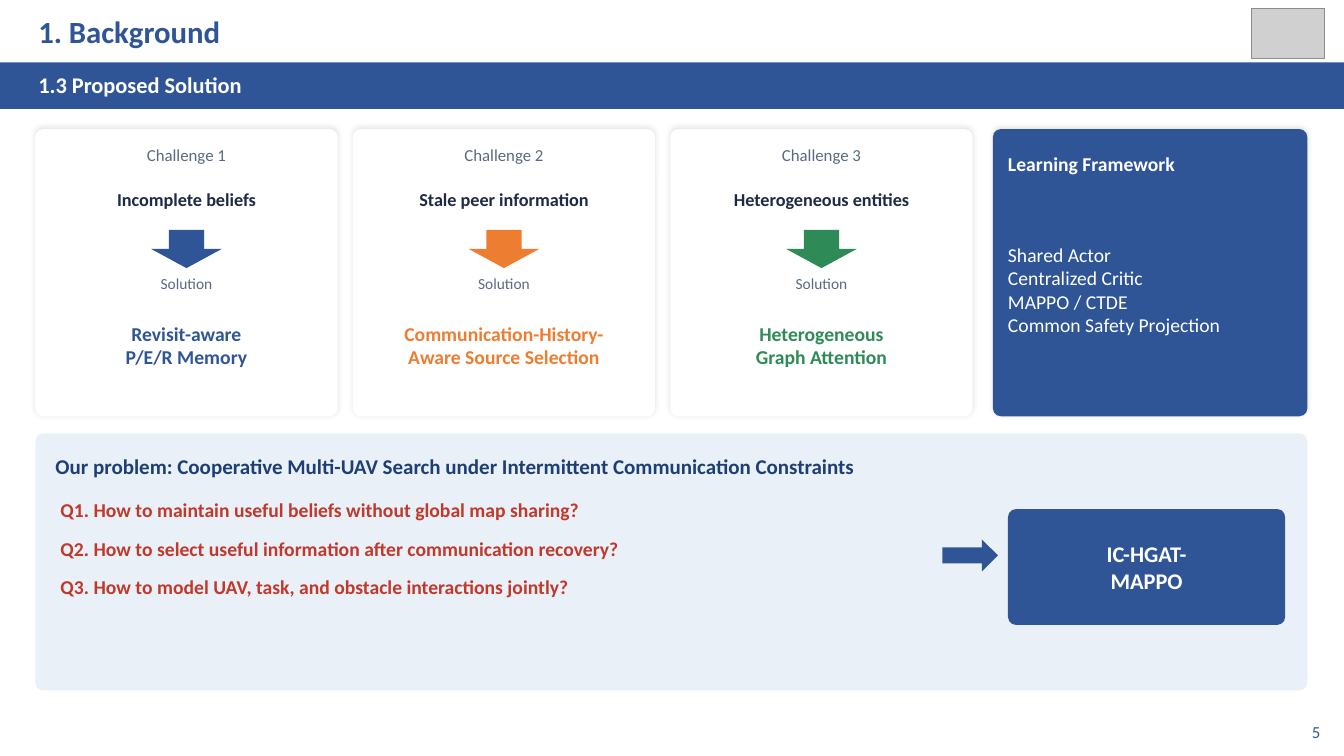
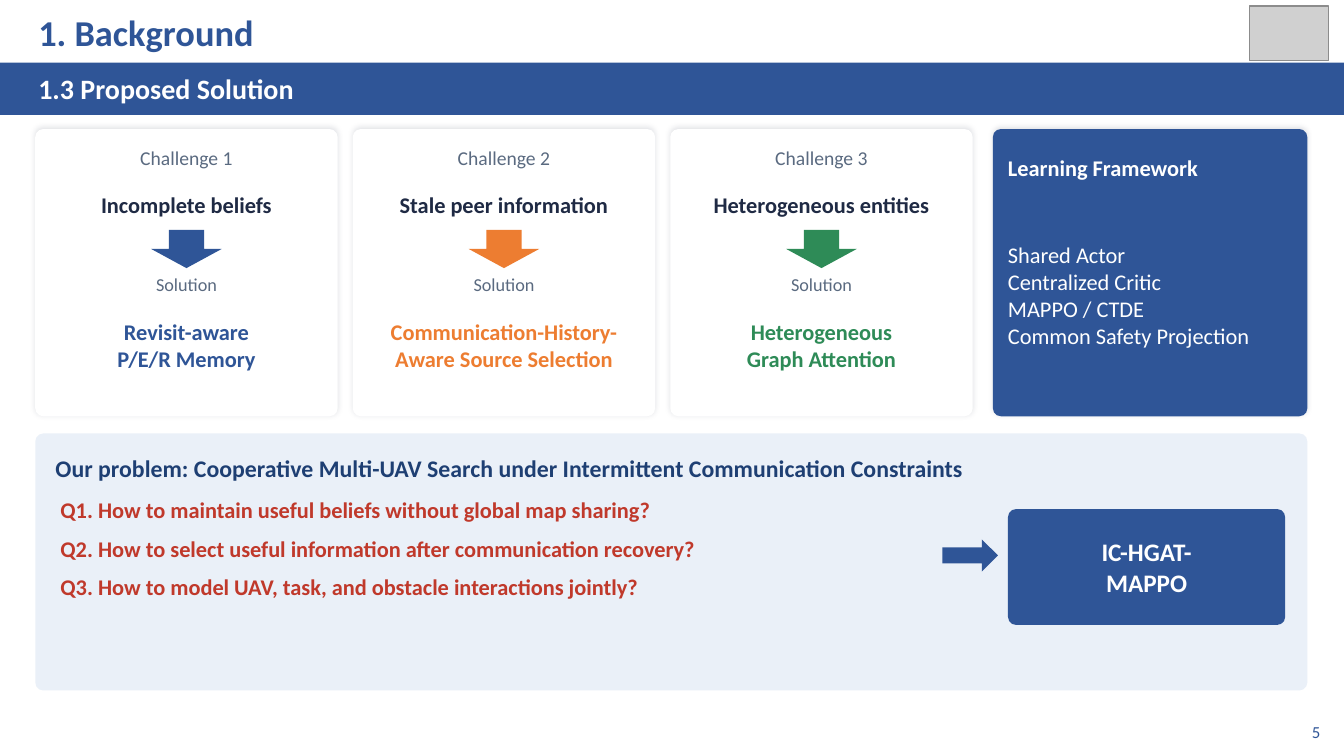
Before and after one commit to kuangyinying039/uav-swarm, a slide deck: slide 5 of presentations/IC-HGAT-MAPPO_CAC2026.pptx. Drawn at 1344x756 pixels with LibreOffice and Linux fonts; fonts in the diff are those of the drawing; grey boxes stand for pictures. Boxes give left, top, right and bottom in pixels: in the first picture for what was removed or moved away, otherwise in the second. Text is boxed around its words. In the diff, an @@ line names an element or a change of style, - is before the commit and + after.

```diff
--- a/presentations/IC-HGAT-MAPPO_CAC2026.pptx
+++ b/presentations/IC-HGAT-MAPPO_CAC2026.pptx
@@ text "1. Background" at (x1=38, y1=20, x2=254, y2=52): size 22 to 26 pt @@
@@ picture resized from (x1=1252, y1=8, x2=1325, y2=58) to (x1=1250, y1=6, x2=1329, y2=60) @@
@@ rectangle resized from (x1=0, y1=63, x2=1344, y2=109) to (x1=0, y1=63, x2=1344, y2=115) @@
@@ text "1.3 Proposed Solution" at (x1=38, y1=79, x2=294, y2=104): size 16 to 20 pt @@
@@ size 12 to 14 pt in 3 elements at (x1=140, y1=151, x2=233, y2=169), (x1=458, y1=151, x2=550, y2=169), (x1=775, y1=151, x2=868, y2=169) @@
@@ size 14 to 16 pt in 8 elements at (x1=117, y1=324, x2=255, y2=371), (x1=391, y1=324, x2=617, y2=367), (x1=747, y1=325, x2=896, y2=371), (x1=60, y1=502, x2=650, y2=522), (x1=60, y1=541, x2=695, y2=561), (x1=60, y1=579, x2=638, y2=599), (x1=1008, y1=247, x2=1250, y2=348), (x1=1008, y1=160, x2=1198, y2=180) @@
@@ size 13 to 16 pt in 3 elements at (x1=101, y1=197, x2=272, y2=217), (x1=400, y1=197, x2=608, y2=217), (x1=714, y1=197, x2=929, y2=217) @@
@@ size 11 to 13 pt in 3 elements at (x1=156, y1=278, x2=217, y2=291), (x1=474, y1=278, x2=535, y2=291), (x1=791, y1=278, x2=852, y2=291) @@
@@ text "Our problem: Cooperative Multi-UAV Search ..." at (x1=55, y1=460, x2=963, y2=481): size 15 to 17 pt @@
@@ text "IC-HGAT-" at (x1=1102, y1=544, x2=1192, y2=592): size 16 to 18 pt @@
```
Also in this commit, not shown: 12 other slides changed, 2 other files.
